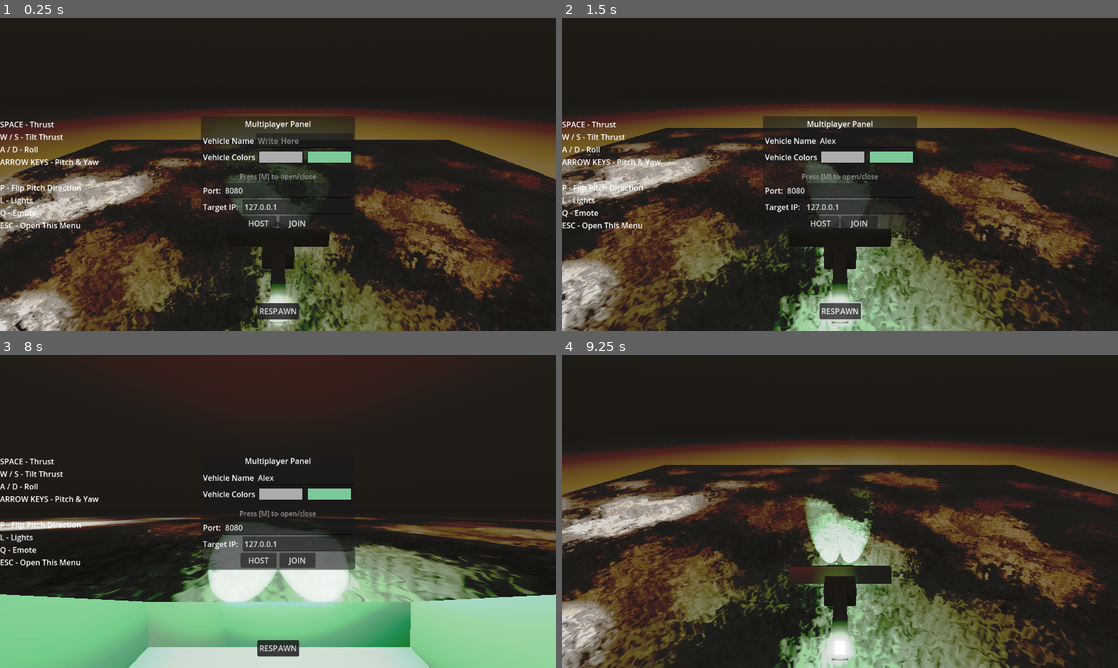
Above: before the commit, frames 1-4 (two rows, left to right).
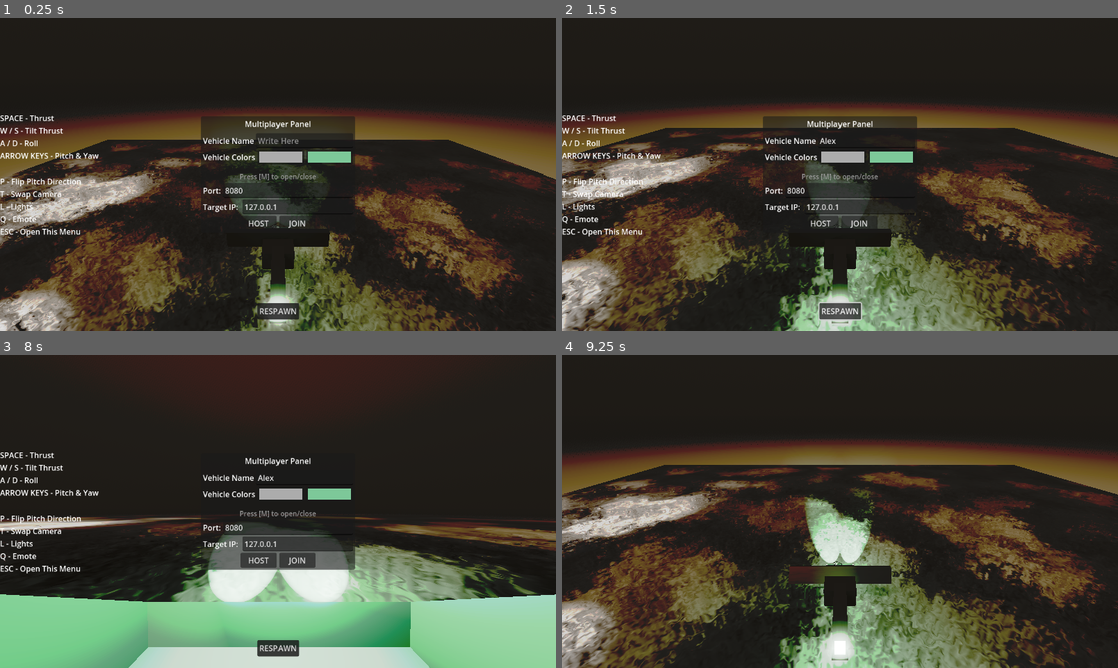
Above: after the commit, the same moments.

Repository: fracter2/here-be-le-dragon
Game: Godot game, scene res://Content/World.tscn
The game is run twice, just before and just after one commit, with the same random seed, the same clock (stepped at 60 frames per second) and the same inputs.
Inputs (mouse positions are in pixels of both pictures, inside the frame that each line leads up to):
- Up to frame 1 (0.25 s): no input
- Up to frame 2 (1.5 s): click (867, 140) at 0.52 s; type "Alex" at 0.6 s; click "RESPAWN" at 1.25 s
- Up to frame 3 (8 s): click "RESPAWN" at 2 s; click "RESPAWN" at 2.75 s; click "HOST" at 3.5 s; hold D (barrel_right) 4.28-5.03 s; tap Q (emote_quacc) at 4.35, 6.6 s; hold S (backward) 5.03-5.78 s; tap P (flip_pitch) at 5.1, 7.35 s; tap Enter at 5.75 s; hold D (barrel_right) 5.78-6.53 s; tap T (vehicle_swap_camera) at 5.85 s; tap Space (thrust_up) at 6.5 s; hold W (forward) 6.53-7.28 s; hold A (barrel_left) from 7.28 s (still down); tap M (Menu) at 7.9 s
- Up to frame 4 (9.25 s): tap M (Menu) at 8 s; tap T (vehicle_swap_camera) at 8.1 s; tap Space (thrust_up) at 8.75 s; release A (barrel_left) at 8.78 s; hold S (backward) from 8.78 s (still down); tap Q (emote_quacc) at 8.85 s

The runs differ from the first frame. In frame 1, 1.8% of the frame differs, in the area x 0-18%, y 31-70%; in frame 2, 1.7%; in frame 3, 1.8%; in frame 4, nothing differs.
Error in both runs: Invalid assignment of property or key 'global_position' with value of type 'Vector3' on a base object of type 'Nil'. (res://Multiplayer/player_entity_manager.g…

Commit message:
Add "T - Swap Camera" to controls panel

Diff:
--- a/Content/World.tscn
+++ b/Content/World.tscn
@@ -493,7 +493,7 @@
 layout_mode = 2
 text = "RESPAWN"
 
-[node name="Controls Poppup" type="Label" parent="Menu"]
+[node name="Controls Panel" type="Label" parent="Menu"]
 anchors_preset = 4
 anchor_top = 0.5
 anchor_bottom = 0.5
@@ -507,6 +507,7 @@
 ARROW KEYS - Pitch & Yaw
 
 P - Flip Pitch Direction
+T - Swap Camera
 L - Lights
 Q - Emote
 ESC - Open This Menu"
